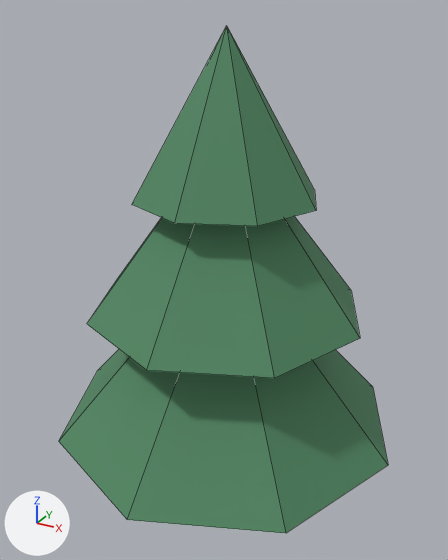
What one commit did to the OBJ model SheriffGame/Models/pine_tree.obj.
Camera for both pictures: a camera (50 mm lens) standing at (2.73, -5.01, 5.29) and looking at (-0.06, 0.06, 2.76). The axes (+X, +Y, +Z) are drawn at lower left. The lights are the same throughout. The older version comes first. Mesh edges are drawn as thin lines. Where no turn or scale is listed for an object, it has been applied to the vertices.
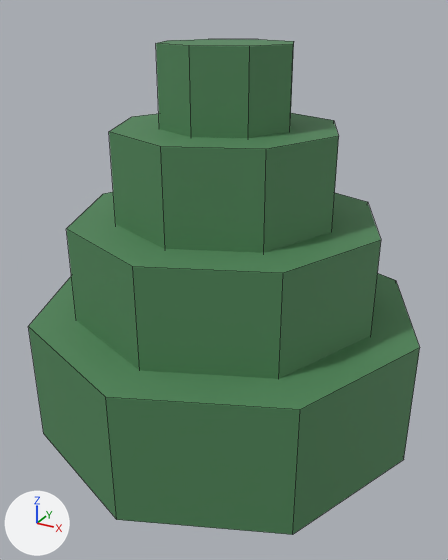
The newer file is also rescaled (x1.136) as a whole; pictures and numbers use the older file's frame.

What the commit changed:
Material 'MatPineNeedles' (mat_matpineneedles) is new.
Its base color is (0.08, 0.24, 0.1) (green #508659).
Its roughness is 0.7.
Mesh me_cylinder_004 is new.
It is an 8-sided cylinder along z spanning x -0.616..0.616, y -0.616..0.616, z 4.136..5.016.
It uses material mat_matpineneedles (green #508659).
Mesh me_cylinder_003 is new.
It is an 8-sided cylinder along z spanning x -1.06..1.06, y -1.06..1.06, z 3.26..4.31.
It uses material mat_matpineneedles (green #508659).
Mesh me_cylinder_002 is new.
It is an 8-sided cylinder along z spanning x -1.5..1.5, y -1.5..1.5, z 2.33..3.48.
It uses material mat_matpineneedles (green #508659).
Mesh me_cylinder_001 is new.
It is an 8-sided cylinder along z spanning x -1.94..1.94, y -1.94..1.94, z 1.32..2.55.
It uses material mat_matpineneedles (green #508659).
Object 'Cone' (ob_cone) is deleted.
Object 'Cone.001' (ob_cone_001) is deleted.
Object 'Cone.002' (ob_cone_002) is deleted.
Object 'Cylinder.004' (ob_cylinder_004) is new; it shows me_cylinder_004.
Its location is (0.0, 0.0, 0.0).
Object 'Cylinder.003' (ob_cylinder_003) is new; it shows me_cylinder_003.
Its location is (0.0, 0.0, 0.0).
Object 'Cylinder.002' (ob_cylinder_002) is new; it shows me_cylinder_002.
Its location is (0.0, 0.0, 0.0).
Object 'Cylinder.001' (ob_cylinder_001) is new; it shows me_cylinder_001.
Its location is (0.0, 0.0, 0.0).

Boxes (x1, y1, x2, y2) around the edits, measured in the pictures (448 x 560 px):
'Cylinder.001', added (green): after (28, 273, 420, 535)
'Cone', deleted (green): before (59, 349, 388, 533)
'Cylinder.002', added (green): after (66, 192, 381, 379)
'Cone.001', deleted (green): before (87, 216, 360, 378)
'Cylinder.003', added (green): after (109, 113, 339, 253)
'Cone.002', deleted (green): before (132, 26, 316, 226)
'Cylinder.004', added (green): after (156, 39, 294, 138)
